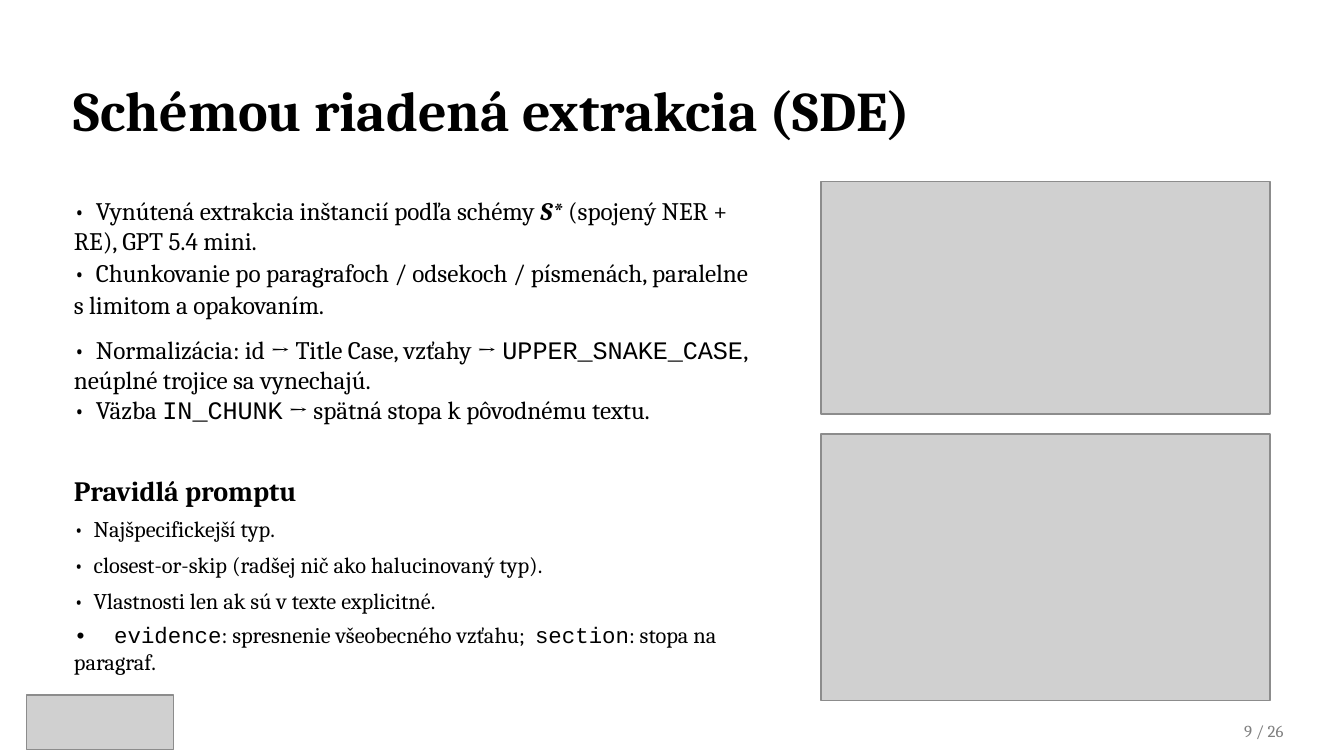
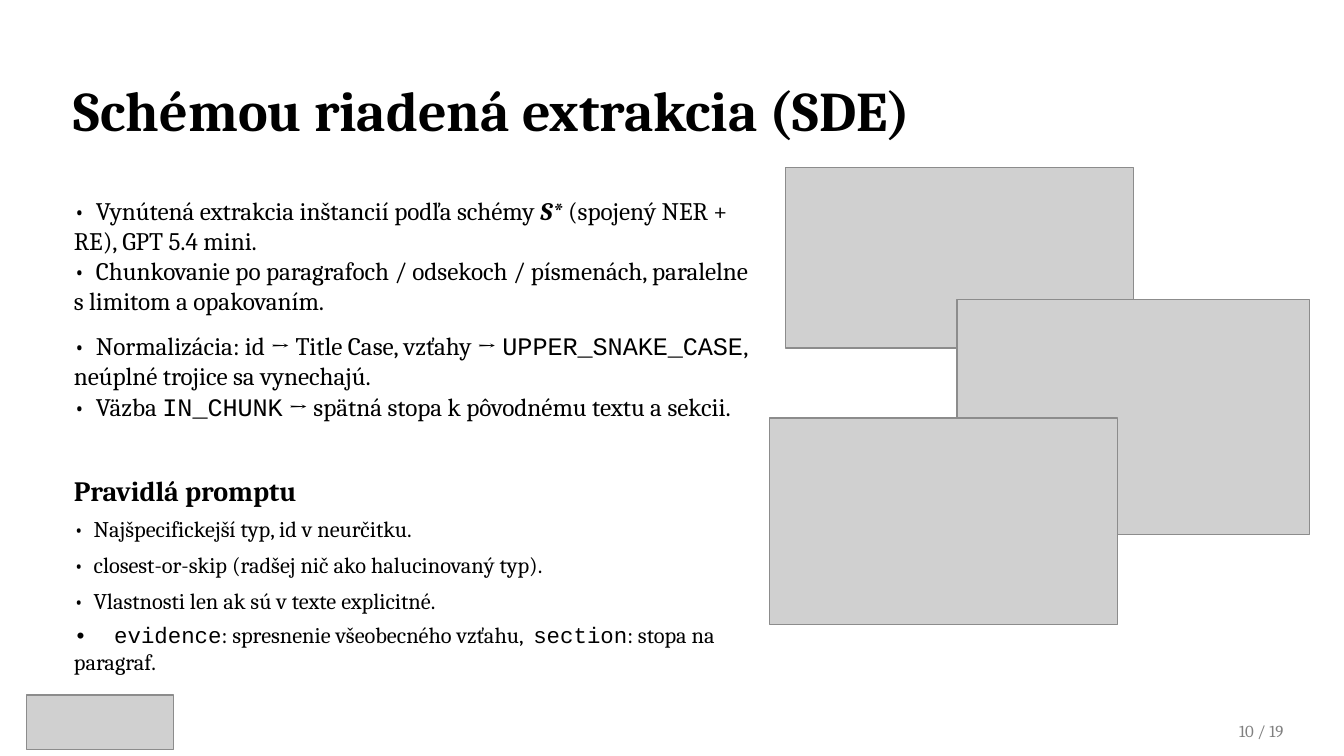
Before and after one commit to samuelbagin1/llm-knowledge-graph, a slide deck: slide 10 of presentations/Tvorba_znalostnych_grafov_obhajoba1.pptx (slide 11 before the commit). Drawn at 1344x756 pixels with LibreOffice and Linux fonts; fonts in the diff are those of the drawing; grey boxes stand for pictures. Boxes give left, top, right and bottom in pixels: in the first picture for what was removed or moved away, otherwise in the second. Text is boxed around its words. In the diff, an @@ line names an element or a change of style, - is before the commit and + after.

```diff
--- a/presentations/Tvorba_znalostnych_grafov_obhajoba1.pptx
+++ b/presentations/Tvorba_znalostnych_grafov_obhajoba1.pptx
@@ picture: place and size @@
-picture at [821,181,1270,414]
+picture at [785,168,1133,348]
@@ text at [74,262,748,316]: line spacing 1.06 to 1 @@
@@ picture added at [957,300,1309,535] @@
@@ text at [96,398,731,422]: text changed @@
-• Väzba IN_CHUNK → spätná stopa k pôvodnému textu.
+• Väzba IN_CHUNK → spätná stopa k pôvodnému textu a sekcii.
@@ picture: place and size @@
-picture at [821,434,1270,700]
+picture at [770,418,1118,625]
@@ text at [94,521,411,542]: text changed @@
-• Najšpecifickejší typ.
+• Najšpecifickejší typ, id v neurčitku.
@@ text at [74,627,715,675]: text changed @@
-• evidence: spresnenie všeobecného vzťahu; section: stopa na paragraf.
+• evidence: spresnenie všeobecného vzťahu, section: stopa na paragraf.
@@ text at [1239,726,1283,737]: text changed @@
-9 / 26
+10 / 19
```
Also in this commit, not shown: 20 other slides changed, 5 slides removed, 7 other files.
